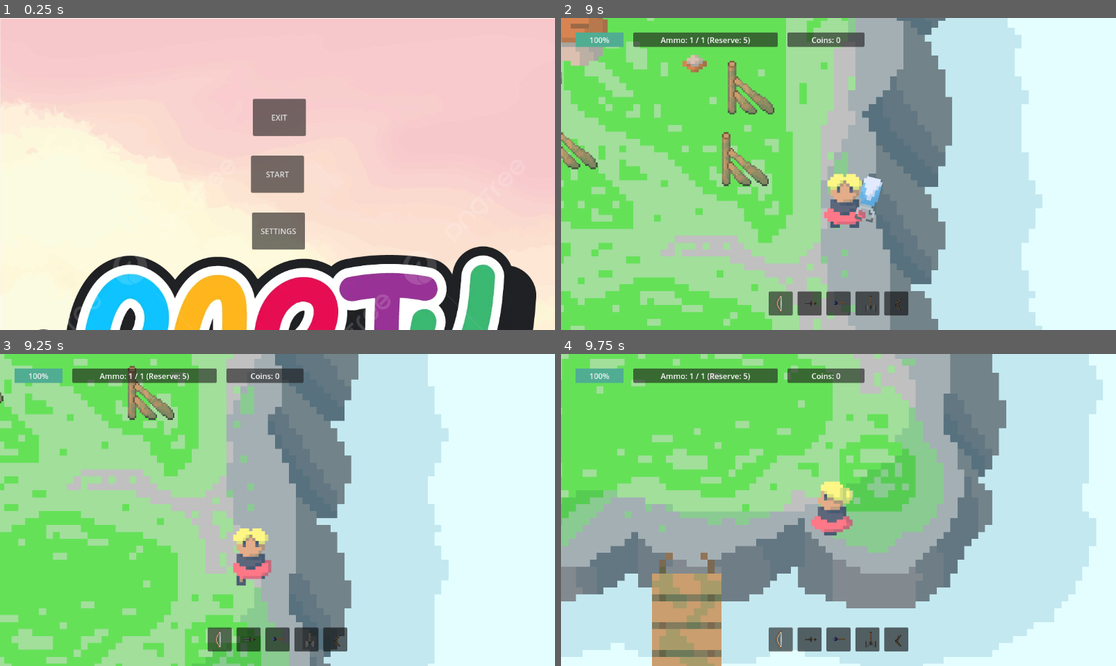
Above: before the commit, frames 1-4 (two rows, left to right).
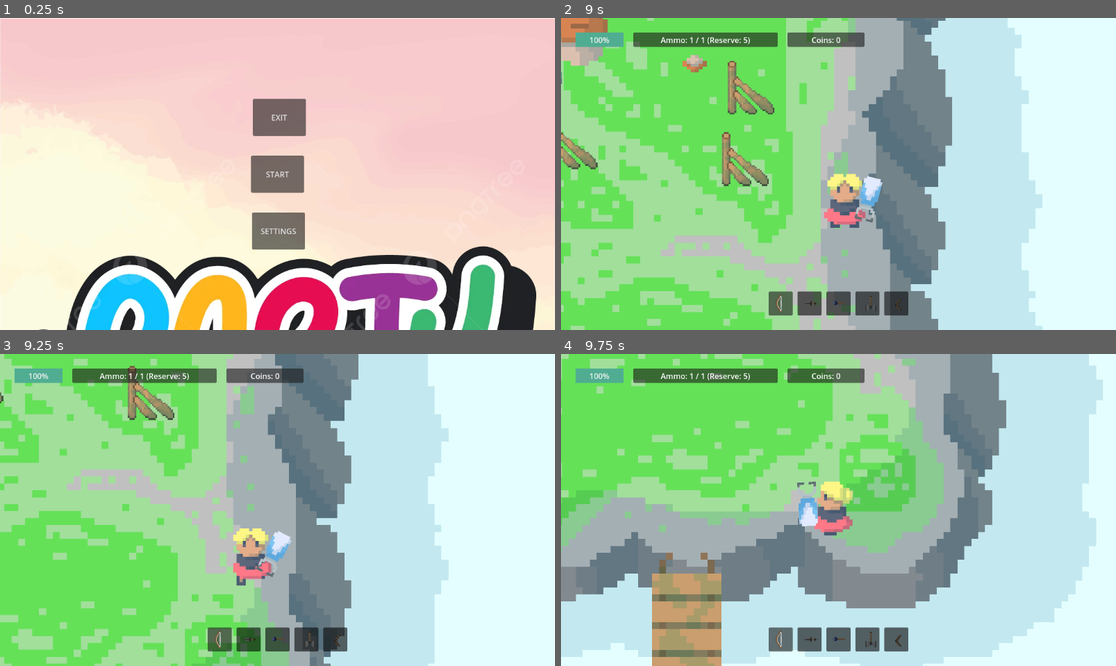
Above: after the commit, the same moments.

Repository: Kryzi/Eksamens-projekt
Game: Godot game, scene res://scenes/main_menu/main_menu.tscn
Two runs of this game, one before a commit and one after it. Both use one fixed random seed, a clock stepped at 60 frames per second and the inputs below.
Inputs (mouse positions are in pixels of both pictures, inside the frame that each line leads up to):
- Up to frame 1 (0.25 s): no input
- Up to frame 2 (9 s): click "START" at 0.5 s; move the mouse to (960, 158) at 1.27 s; hold D (Right) 1.28-2.03 s; tap 0 (0) at 1.35, 2.3, 2.85, 3.8, 5.1, 6.6, 8.3, 8.85 s; tap X (x) at 1.55, 2.1, 3.05, 4.35, 5.85, 7.55, 8.1 s; move the mouse to (727, 189) at 2.02 s; hold S (Down) 2.03-2.78 s; move the mouse to (894, 105) at 2.77 s; hold D (Right) 2.78-3.53 s; move the mouse to (810, 236) at 3.52 s; hold W (Up) 3.53-4.28 s; click (810, 236) at 3.6 s; move the mouse to (1005, 220) at 4.27 s; hold A (Left) 4.28-5.78 s; move the mouse to (672, 127) at 5.02 s; move the mouse to (866, 174) at 5.77 s; hold S (Down) 5.78-6.53 s; move the mouse to (755, 96) at 6.52 s; hold D (Right) 6.53-7.28 s; move the mouse to (960, 158) at 7.27 s; press the mouse at (960, 158) at 7.28 s; hold W (Up) 7.28-8.03 s; move the mouse to (727, 189) at 8.02 s; release the mouse at (727, 189) at 8.03 s; hold D (Right) 8.03-8.78 s; move the mouse to (894, 105) at 8.77 s; hold S (Down) from 8.78 s (still down)
- Up to frame 3 (9.25 s): keep holding S (Down); tap X (x) at 9.05 s
- Up to frame 4 (9.75 s): move the mouse to (810, 572) at 9.52 s; release S (Down) at 9.53 s; hold A (Left) from 9.53 s (still down); tap X (x) at 9.6 s

Frames 1-2 are identical in both runs. In frame 3, 0.3% of the frame differs, in the area x 46-53%, y 56-72%; in frame 4, 0.3%, in the area x 42-47%, y 40-56%.
Error before the commit: Invalid access of index '0' on a base object of type: 'Array[Node]'. (res://scripts/weapons/weapon_logic.gd:83)

Commit message:
spillet crasher ikke fra at slette våben

Diff:
--- a/scripts/weapons/weapon_logic.gd
+++ b/scripts/weapons/weapon_logic.gd
@@ -33,8 +33,10 @@
 
 
 
-
-	if Input.is_action_just_pressed("x"):
+	print(weapons.size())
+	if Input.is_action_just_pressed("x") and weapons.size() - 1 > currentWeapon:
+		print(weapons.size())
+		print(currentWeapon)
 		deleteWeapon()
 
 
@@ -65,7 +67,7 @@
 	disableWeapons()
 	weapons.remove_at(currentWeapon)
 	weaponSwapped(currentWeapon)
-	await get_tree().create_timer(2.0).timeout
+
 
 func getWeapons():
 	weapons = get_children()
